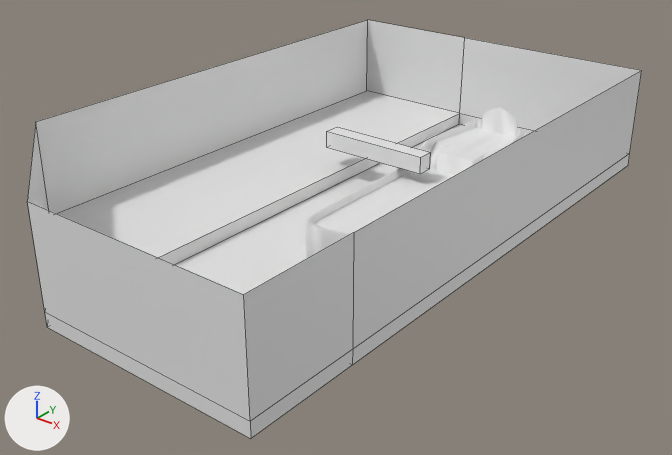
One commit to the Blender file Super Cubicle Adventure/Assets/Selfmade Assets/ship.blend: the scene before it, then after it.
Both versions are drawn from a 50 mm camera at (51.9, -86.7, 44.8) aimed at (-6.2, -14.1, -0.2). Lighting does not change. The marker at lower left points along +X, +Y and +Z. Mesh edges are drawn as thin lines on the coarser meshes. Materials are left out; every surface is plain grey.
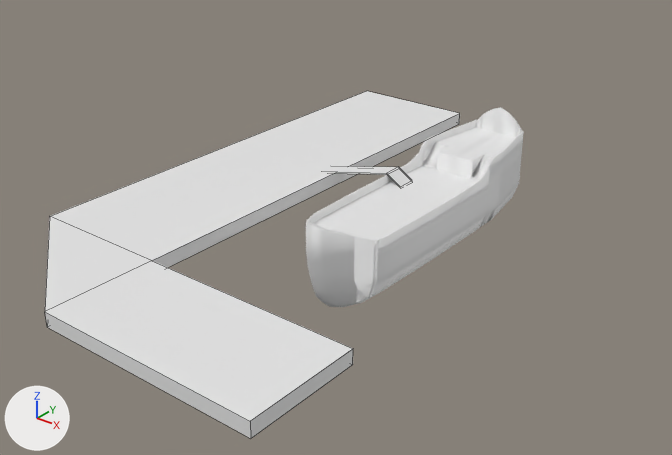
Edits to the bpy script that builds the scene:
```text
Add me_cube_1:
    me_cube_1.from_pydata([(-1.0, -1.0, -1.0), (-1.0, -1.0, -0.55), (-1.0, 1.0, -1.0), (-1.0, 1.0, -0.55), (1.0, -1.0, -1.0), (1.0, -1.0, -0.55), (-2.32, 1.0, -1.0), (-2.32, -1.0, -1.0), (-2.32, -1.0, -0.55), (-2.32, 1.0, -0.55), (-1.0, -1.44, -1.0), (-1.0, -1.44, -0.55), (1.0, -1.44, -0.55), (1.0, -1.44, -1.0)], [], [(1, 3, 9, 8), (5, 1, 11, 12), (2, 0, 7, 6), (0, 7, 8, 1), (1, 0, 10, 11), (0, 4, 13, 10), (8, 11, 1), (0, 10, 7), (4, 0, 1, 5), (2, 3, 1, 0), (3, 2, 6, 9), (6, 7, 8, 9), (10, 11, 8, 7), (13, 12, 11, 10), (12, 13, 4, 5)])
Add me_cube_012:
    me_cube_012.from_pydata([(-1.0, -1.0, -6.8), (-1.0, -1.0, -4.8), (-1.0, 1.0, -6.8), (-1.0, 1.0, -4.8), (1.1, -1.0, -16.6), (1.1, -1.0, -14.6), (1.1, 1.0, -16.6), (1.1, 1.0, -14.6), (0.8, 1.0, -1.2), (0.8, 1.0, 0.8), (0.8, -1.0, -1.2), (0.8, -1.0, 0.8)], [], [(0, 1, 3, 2), (8, 9, 7, 6), (6, 7, 5, 4), (10, 11, 1, 0), (8, 6, 4, 10), (9, 3, 1, 11), (7, 9, 11, 5), (2, 8, 10, 0), (4, 5, 11, 10), (2, 3, 9, 8)])
Remove ob_cube_002:
    ob_cube_002 = bpy.data.objects.new('Cube.002', me_cube_002)
    ob_cube_002.location = (-7.97, -4.19, 5.6)
    ob_cube_002.scale = (6.75, 1.0, 1.0)
Remove ob_cube_001:
    ob_cube_001 = bpy.data.objects.new('Cube.001', me_cube)
    ob_cube_001.location = (0.0, -6.78, 4.19)
    ob_cube_001.scale = (12.4, 28.3, 3.52)
Add ob_floor:
    ob_floor = bpy.data.objects.new('Floor', me_cube_1)
    ob_floor.location = (0.0, -6.78, 4.19)
    ob_floor.scale = (12.4, 28.3, 3.52)
Add ob_ramp:
    ob_ramp = bpy.data.objects.new('Ramp', me_cube_012)
    ob_ramp.location = (-9.73, -5.72, 3.35)
    ob_ramp.rotation_euler = (0.0, -0.185, 0.0)  # degrees (0, -11, 0)
    ob_ramp.scale = (6.21, 1.18, 0.0974)
```

Boxes (x1, y1, x2, y2) around the edits, measured in the pictures (672 x 455 px):
'Cube.001', deleted
    before: (27, 20, 642, 438)
'Floor', added
    after: (45, 91, 460, 438)
'Cube.002', deleted
    before: (327, 127, 431, 174)
'Ramp', added
    after: (325, 166, 412, 187)
'Cube', unchanged, uncovered by the edit
    before: (306, 107, 524, 259)
    after: (306, 107, 524, 307)
